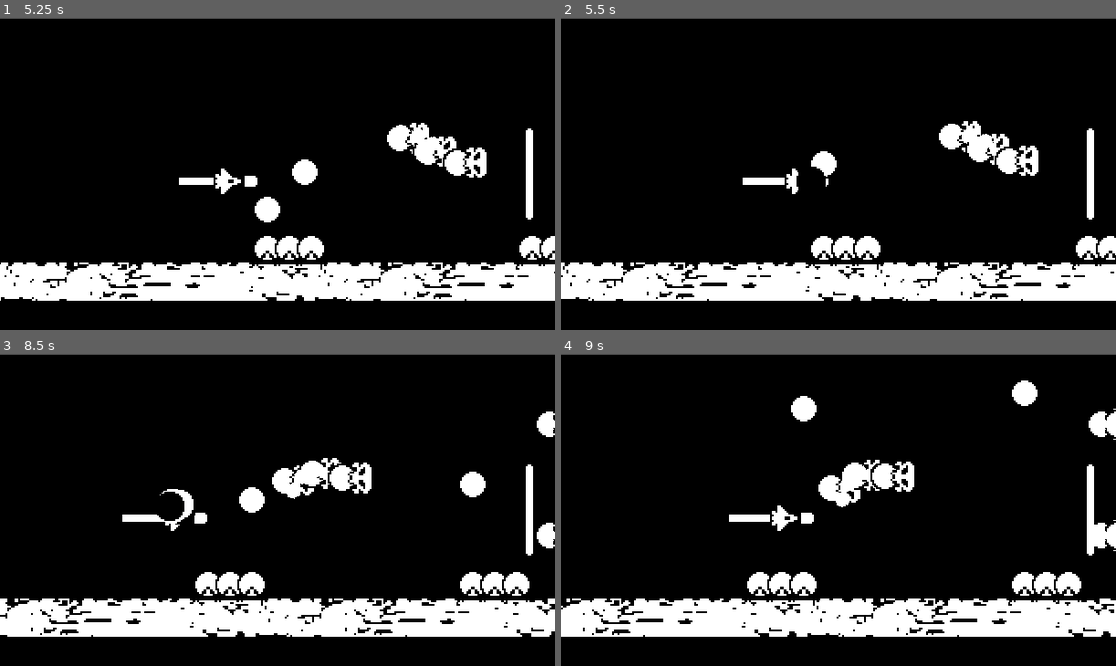
Above: before the commit, frames 1-4 (two rows, left to right).
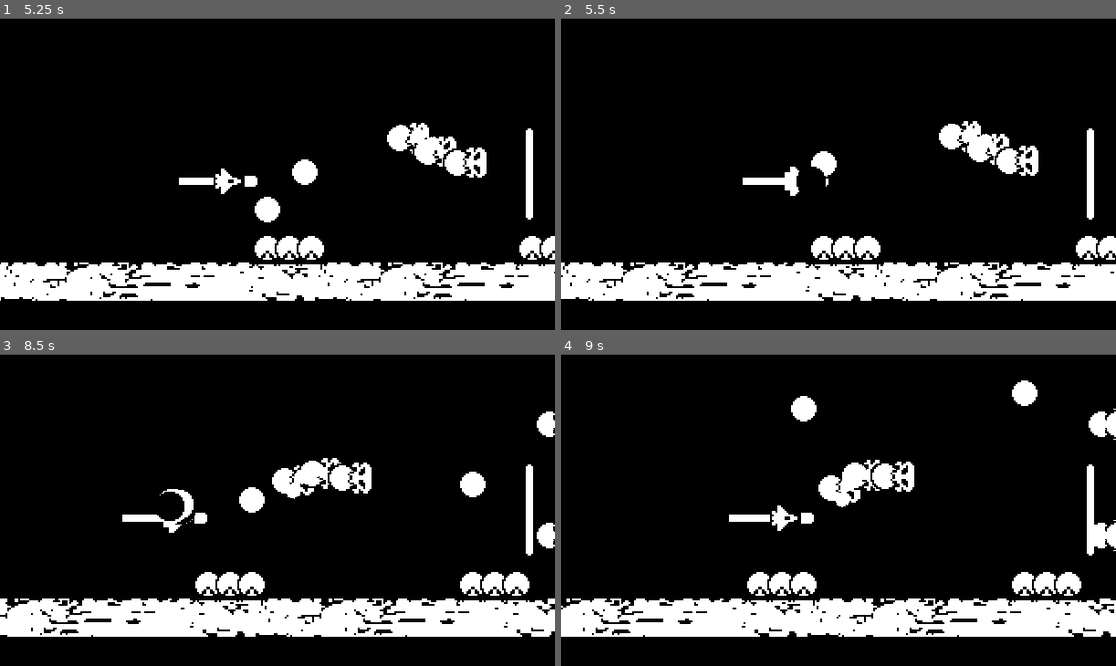
Above: after the commit, the same moments.

Repository: fguillen/FlyingCandies
Game: Godot game, scene res://SpaceShooterScene.tscn
The game is run twice, just before and just after one commit, with the same random seed, the same clock (stepped at 60 frames per second) and the same inputs.
Inputs:
- Up to frame 1 (5.25 s): tap Enter (ui_accept) at 0.5, 0.77, 1.52, 3.02, 3.77, 4.52 s; hold Right (ui_right) 0.53-2.03 s; hold Left (ui_left) 2.03-2.78 s; hold Right (ui_right) 2.78-4.28 s; hold Left (ui_left) 4.28-5.03 s; hold Right (ui_right) from 5.03 s (still down)
- Up to frame 2 (5.5 s): keep holding Right (ui_right)
- Up to frame 3 (8.5 s): release Right (ui_right) at 5.78 s; hold Left (ui_left) 5.78-7.28 s; tap Enter (ui_accept) at 6.02, 6.77, 7.52 s; hold Right (ui_right) from 7.28 s (still down)
- Up to frame 4 (9 s): keep holding Right (ui_right)

Frame 1 is identical in both runs. In frame 2, less than 0.1% of the frame differs, in the area x 40-43%, y 47-58%; in frame 3, less than 0.1%; in frame 4, nothing differs.
Error in both runs: Assertion failed: State Node not found: 'StateDead' (res://Character/States/StateManager.gd:36)

Commit message:
Player feedback flash

Diff:
--- a/Player.tscn
+++ b/Player.tscn
@@ -13,6 +13,7 @@
 [ext_resource path="res://Character/DamageManager.gd" type="Script" id=11]
 [ext_resource path="res://WeaponPlayer.tscn" type="PackedScene" id=12]
 [ext_resource path="res://Character/States/StateAttack.gd" type="Script" id=13]
+[ext_resource path="res://Character/Feedback/FeedbackFlash.tscn" type="PackedScene" id=14]
 
 [sub_resource type="RectangleShape2D" id=1]
 extents = Vector2( 7, 6 )
@@ -120,4 +121,10 @@
 anims/Idle = SubResource( 2 )
 anims/Move = SubResource( 3 )
 
+[node name="Feedback" type="Node" parent="."]
+
+[node name="FeedbackFlash" parent="Feedback" instance=ExtResource( 14 )]
+sprite_to_flash_path = NodePath("../../Sprite")
+
+[connection signal="hit" from="." to="Feedback/FeedbackFlash" method="perform"]
 [connection signal="animation_finished" from="AnimationPlayer" to="StateManager" method="_on_AnimationPlayer_animation_finished"]
Not shown: 1 places in Player.tscn that only renumber resources
